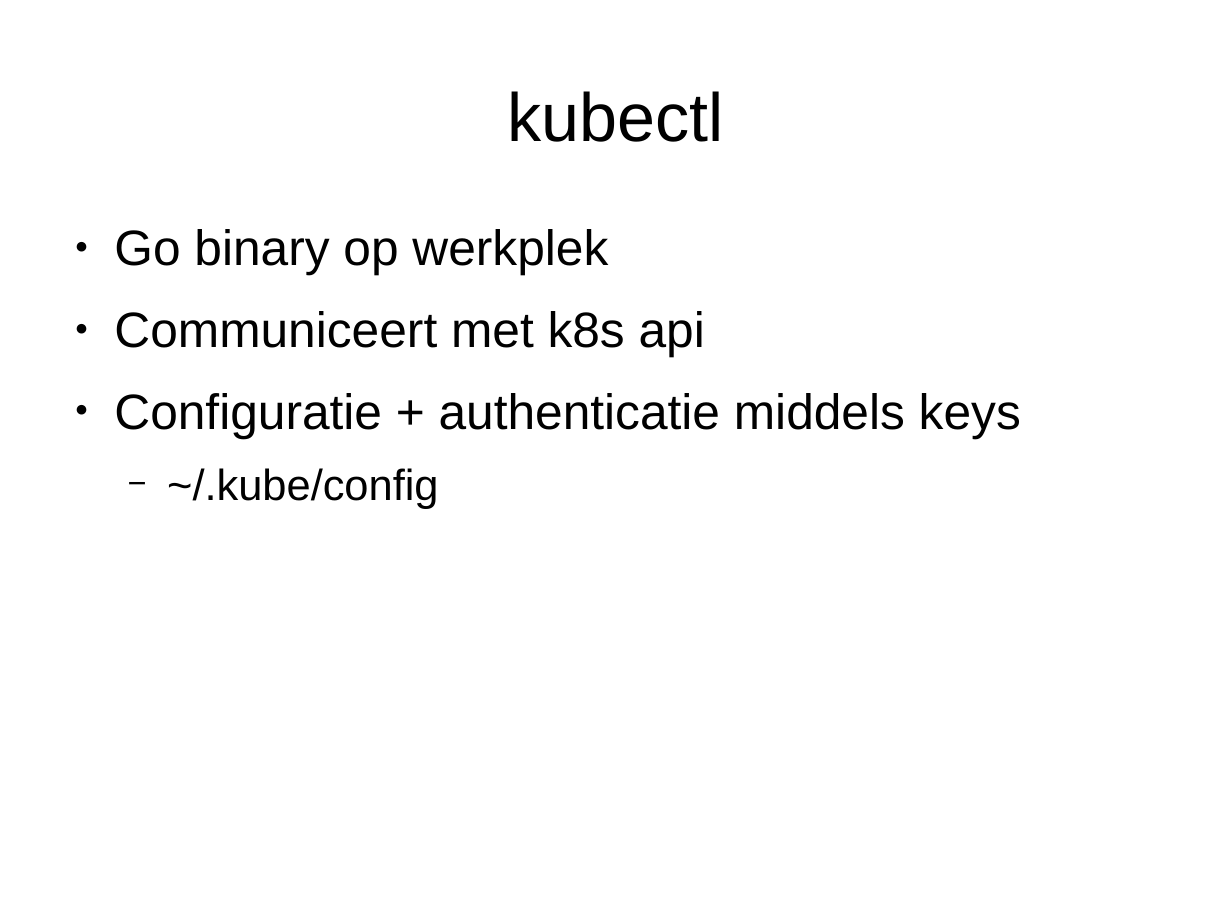
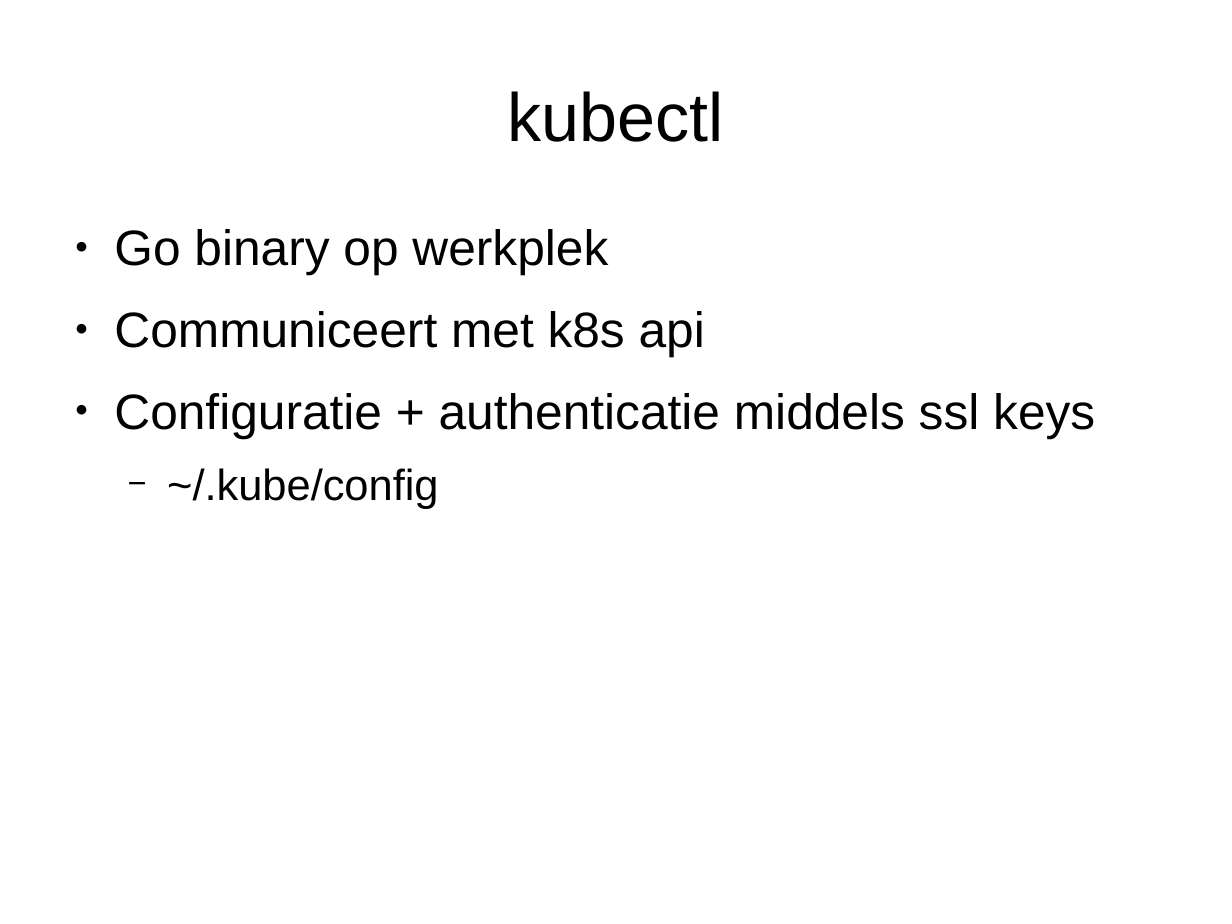
Before and after one commit to markbenschop/k8s-workshop, a slide deck: slide 24 of k8s_demo_proxy.odp (slide 19 before the commit). Drawn at 1232x924 pixels with LibreOffice and Linux fonts; fonts in the diff are those of the drawing. Boxes give left, top, right and bottom in pixels: in the first picture for what was removed or moved away, otherwise in the second. Text is boxed around its words. In the diff, an @@ line names an element or a change of style, - is before the commit and + after.

```diff
--- a/k8s_demo_proxy.odp
+++ b/k8s_demo_proxy.odp
@@ text at (114,393,1095,438): text changed @@
-● Configuratie + authenticatie middels keys
+● Configuratie + authenticatie middels ssl keys
```
Also in this commit, not shown: 3 other slides changed, 9 slides added, 4 slides removed, 1 other file.
